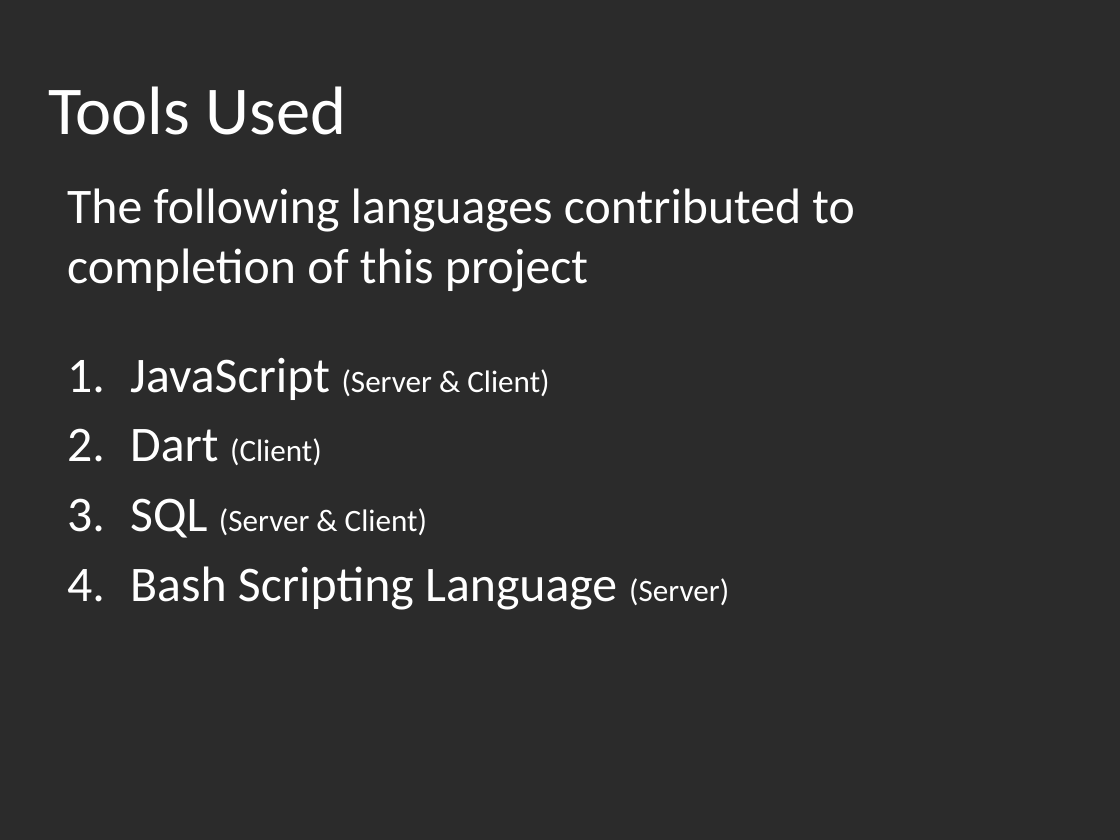
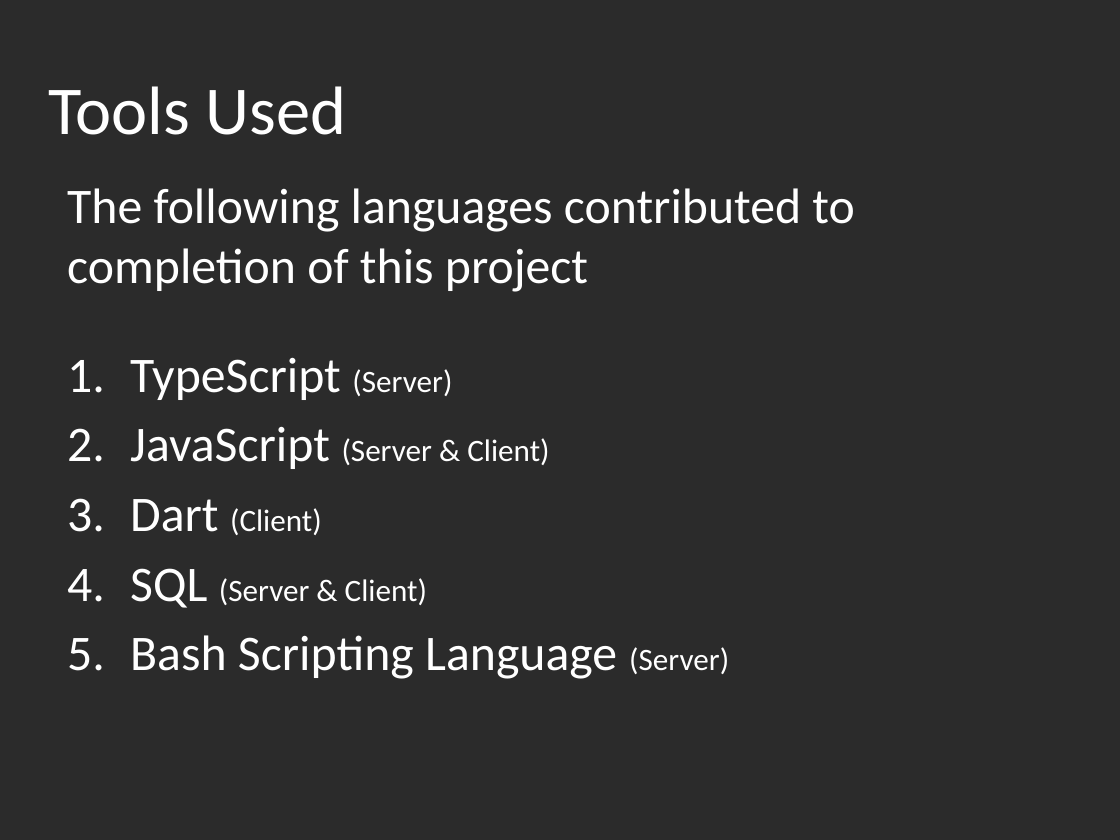
Before and after one commit to otboss/Mobile-Application-Tech-Year-3-Semester-2, a slide deck: slide 4 of SWEN3004/CipherChat Presentation.pptx. Drawn at 1120x840 pixels with LibreOffice and Linux fonts; fonts in the diff are those of the drawing; background and template pictures are left out; a plain dark background stands for a picture behind light text. Boxes give left, top, right and bottom in pixels: in the first picture for what was removed or moved away, otherwise in the second. Text is boxed around its words. In the diff, an @@ line names an element or a change of style, - is before the commit and + after.

Commit message:
Included TypeScript into CipherChat Server

```diff
--- a/SWEN3004/CipherChat Presentation.pptx
+++ b/SWEN3004/CipherChat Presentation.pptx
@@ subtitle at (130, 358, 452, 400): paragraph added @@
+1. TypeScript (Server)
```
Also in this commit, not shown: 38 other files.
